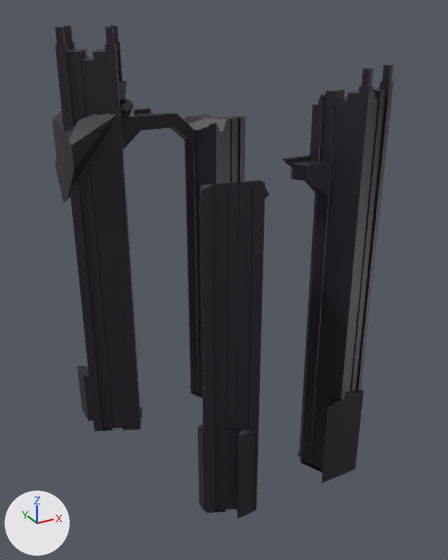
Renders of the FBX model Assets/[04] Environment/Dylan's M3 Test/Environment P1_Rocks.fbx from each side of a commit.
Camera for both pictures: a camera (50 mm lens) standing at (-156.0, -195.0, 103.0) and looking at (4.0, 95.0, -42.0). The axes (+X, +Y, +Z) are drawn at lower left. The lights are the same throughout. The older version comes first. Vertices at exactly the same position are counted once.

Script lines for the objects in view, before the commit:
```python
me_cube_002_cell_116 = bpy.data.meshes.new('Cube.002_cell.116')
me_cube_002_cell_116.from_pydata(...)  # 4113 vertices, 2456 faces; spans x -63.0..57.0, y 9.0..192.0, z -170.0..94.0
me_cube_002_cell_116.materials.append(mat_material_002)  # black #1c1a22
ob_cube_002_cell_005 = bpy.data.objects.new('Cube.002_cell.005', me_cube_002_cell_116)
ob_cube_002_cell_005.location = (0.0, 0.0, 0.0)
```
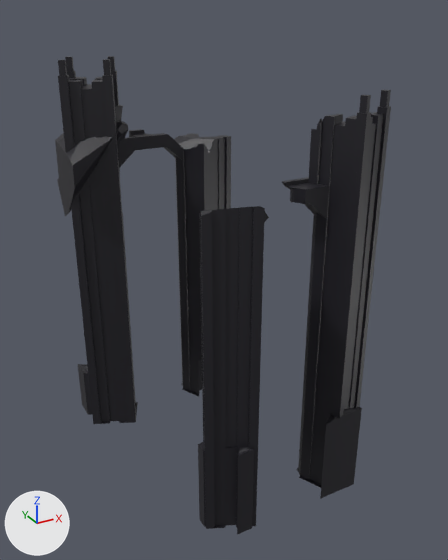
The change, as a diff of the scene's bpy script:
```diff
--- a/Assets/[04] Environment/Dylan's M3 Test/Environment P1_Rocks.fbx.py
+++ b/Assets/[04] Environment/Dylan's M3 Test/Environment P1_Rocks.fbx.py
@@ me_cube_002_cell_116 @@
 # used by ob_cube_002_cell_005; location = (0.0, 0.0, 0.0)
-me_cube_002_cell_116.from_pydata(...)  # 4113 vertices, 2456 faces; spans x -63.0..57.0, y 9.0..192.0, z -170.0..94.0
+me_cube_002_cell_116.from_pydata(...)  # 4113 vertices, 2456 faces; spans x -63.0..48.0, y 9.0..190.0, z -154.0..88.0
+# me_cube_002_cell_116 part 1: the loose piece of 18 vertices spanning x 27.0..40.0, y 169.0..186.0, z 25.0..38.0 is moved by (-8.0, -1.0, -1.0)
+# me_cube_002_cell_116 part 2: the loose piece of 18 vertices spanning x -13.0..-2.0, y 169.0..182.0, z 34.0..45.0 is moved by (-5.0, -1.0, -2.0)
+# me_cube_002_cell_116 part 3: the loose piece of 20 vertices spanning x -54.0..-40.0, y 161.0..175.0, z 45.0..81.0 is scaled about its middle by 0.915, then moved by (-1.0, 0.0, -4.0)
+# me_cube_002_cell_116 part 4: the loose piece of 14 vertices spanning x -9.0..1.0, y 167.0..178.0, z 34.0..43.0 is moved by (-5.0, 0.0, -2.0)
+# me_cube_002_cell_116 part 5: the loose piece of 13 vertices spanning x 17.0..21.0, y 170.0..181.0, z -170.0..-139.0 is scaled about its middle by 0.915, then moved by (-7.0, 0.0, 15.0)
+# me_cube_002_cell_116 part 6: the loose piece of 24 vertices spanning x 19.0..37.0, y 164.0..174.0, z -170.0..-137.0 is scaled about its middle by 0.915, then moved by (-8.0, 0.0, 15.0)
+# me_cube_002_cell_116 part 7: the loose piece of 21 vertices spanning x -47.0..-31.0, y 149.0..158.0, z -170.0..-135.0 is scaled about its middle by 0.915, then moved by (-2.0, 1.0, 15.0)
+# me_cube_002_cell_116 part 8: the loose piece of 15 vertices spanning x -51.0..-45.0, y 177.0..185.0, z 79.0..85.0 is moved by (-1.0, -1.0, -5.0)
+# me_cube_002_cell_116 part 9: the loose piece of 20 vertices spanning x -63.0..-47.0, y 157.0..174.0, z -170.0..-128.0 is scaled about its middle by 0.915, then moved by (-1.0, 0.0, 15.0)
+# me_cube_002_cell_116 part 10: the loose piece of 13 vertices spanning x 1.0..7.0, y 167.0..173.0, z 34.0..43.0 is moved by (-6.0, 0.0, -2.0)
+# me_cube_002_cell_116 part 11: 2079 of the vertices in x -63.0..57.0, y 149.0..192.0, z -38.0..94.0 are scaled about their middle by 0.915, then moved by (-5.0, 0.0, 5.0)
+# me_cube_002_cell_116 part 12: 79 of the vertices in x -63.0..-24.0, y 149.0..192.0, z -139.0..-128.0 are scaled about their middle by 0.915, then moved by (-5.0, 0.0, 5.0)
+# me_cube_002_cell_116 part 13: 72 of the vertices in x 18.0..57.0, y 149.0..192.0, z -139.0..-128.0 are scaled about their middle by 0.915, then moved by (-5.0, 0.0, 5.0)
+# me_cube_002_cell_116 part 14: 33 of the vertices in x -63.0..-23.0, y 155.0..192.0, z -170.0 are scaled about their middle by 0.915, then moved by (-5.0, 0.0, 5.0)
+# other edits to the shape of me_cube_002_cell_116 do not show in these pictures
 me_cube_002_cell_116.materials.append(mat_material_002)
@@ ob_cube_002_cell_005 @@
 ob_cube_002_cell_005 = bpy.data.objects.new('Cube.002_cell.005', me_cube_002_cell_116)
-ob_cube_002_cell_005.location = (0.0, 0.0, 0.0)
+ob_cube_002_cell_005.location = (0.0, 0.0, -10.6)
```

What differs and where, as boxes [x1, y1, x2, y2] in the pictures (448 x 560 px; the box of a moved part takes in the faces that stretch with it):
'Cube.002_cell.005', reshaped, moved: before [52, 25, 394, 519]; after [55, 56, 391, 534]
part 1 of me_cube_002_cell_116, moved or reshaped: before [194, 114, 210, 118]; after [183, 133, 199, 138]
part 2 of me_cube_002_cell_116, moved or reshaped: before [134, 108, 154, 116]; after [129, 129, 148, 137]
part 3 of me_cube_002_cell_116, moved or reshaped: before [76, 50, 92, 60]; after [77, 80, 92, 89]
part 4 of me_cube_002_cell_116, moved or reshaped: before [149, 113, 164, 130]; after [142, 134, 157, 149]
part 5 of me_cube_002_cell_116, moved or reshaped: before [189, 357, 195, 394]; after [182, 356, 186, 390]
part 6 of me_cube_002_cell_116, moved or reshaped: before [194, 358, 202, 397]; after [185, 357, 202, 393]
part 7 of me_cube_002_cell_116, moved or reshaped: before [116, 387, 141, 430]; after [113, 383, 136, 423]
part 8 of me_cube_002_cell_116, moved or reshaped: before [69, 43, 78, 50]; after [70, 73, 79, 80]
part 9 of me_cube_002_cell_116, moved or reshaped: before [89, 381, 119, 431]; after [89, 378, 116, 424]
part 10 of me_cube_002_cell_116, moved or reshaped: before [161, 113, 173, 128]; after [154, 134, 165, 148]
part 11 of me_cube_002_cell_116, moved or reshaped: before [52, 25, 245, 251]; after [55, 56, 231, 260]
part 12 of me_cube_002_cell_116, moved or reshaped: before [76, 246, 138, 389]; after [76, 256, 134, 385]
part 13 of me_cube_002_cell_116, moved or reshaped: before [186, 228, 202, 360]; after [178, 240, 202, 361]
part 14 of me_cube_002_cell_116, moved or reshaped: before [77, 366, 142, 421]; after [78, 366, 138, 415]
